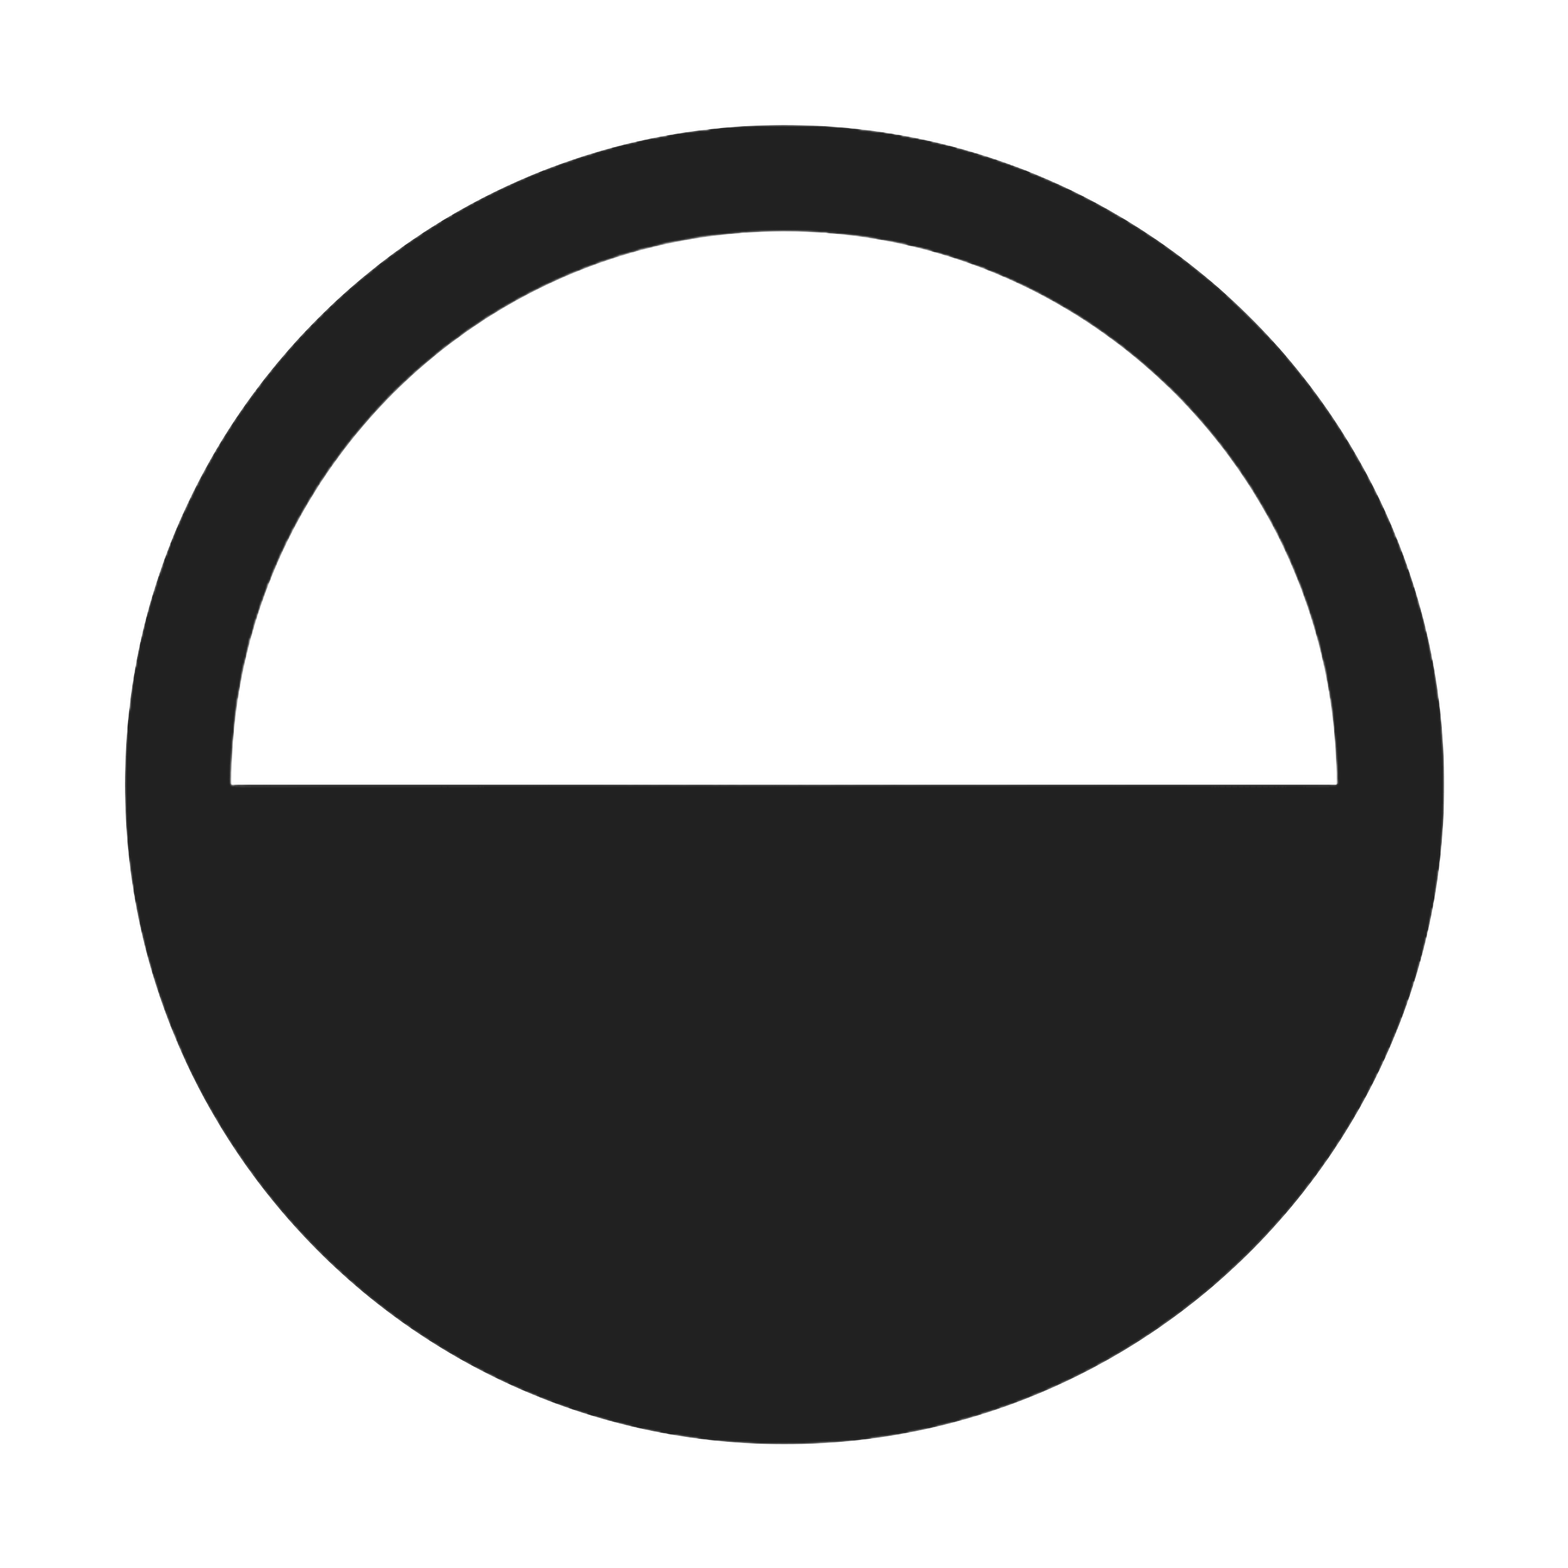
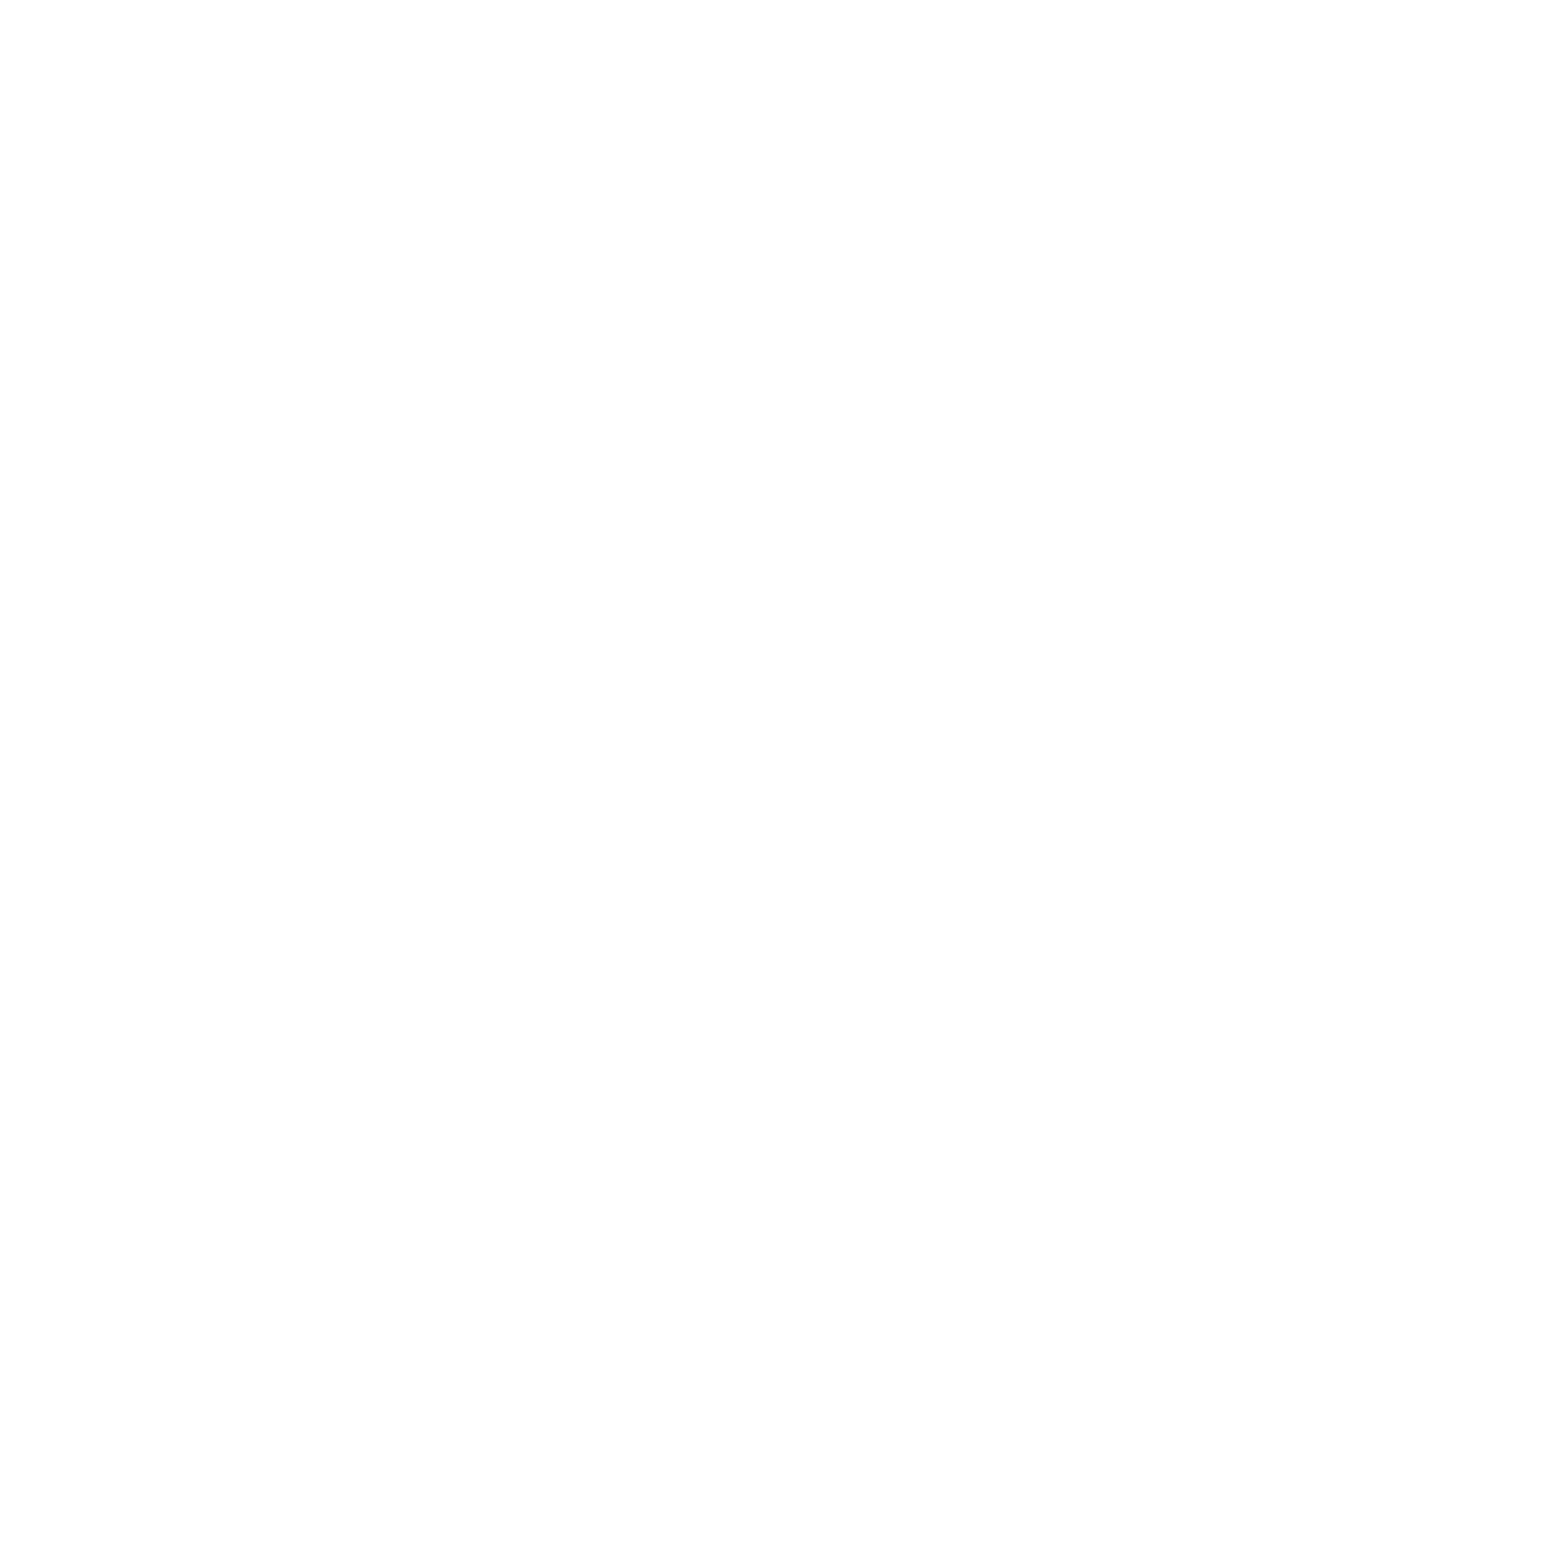
The second w=1568, h=1568 image is a revision of the first. Changes to its layers:
painted on "Background" (1st of 2) over [124, 124, 1445, 1445]
painted on "Background" (2nd of 2) over [124, 124, 1445, 1445]